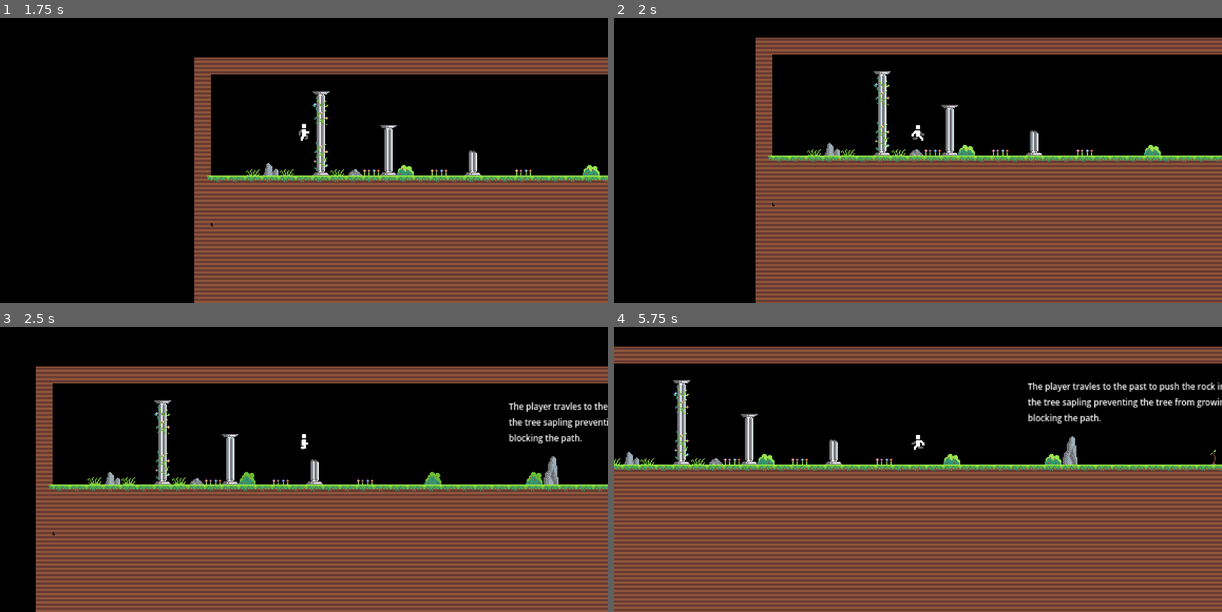
Above: before the commit, frames 1-4 (two rows, left to right).
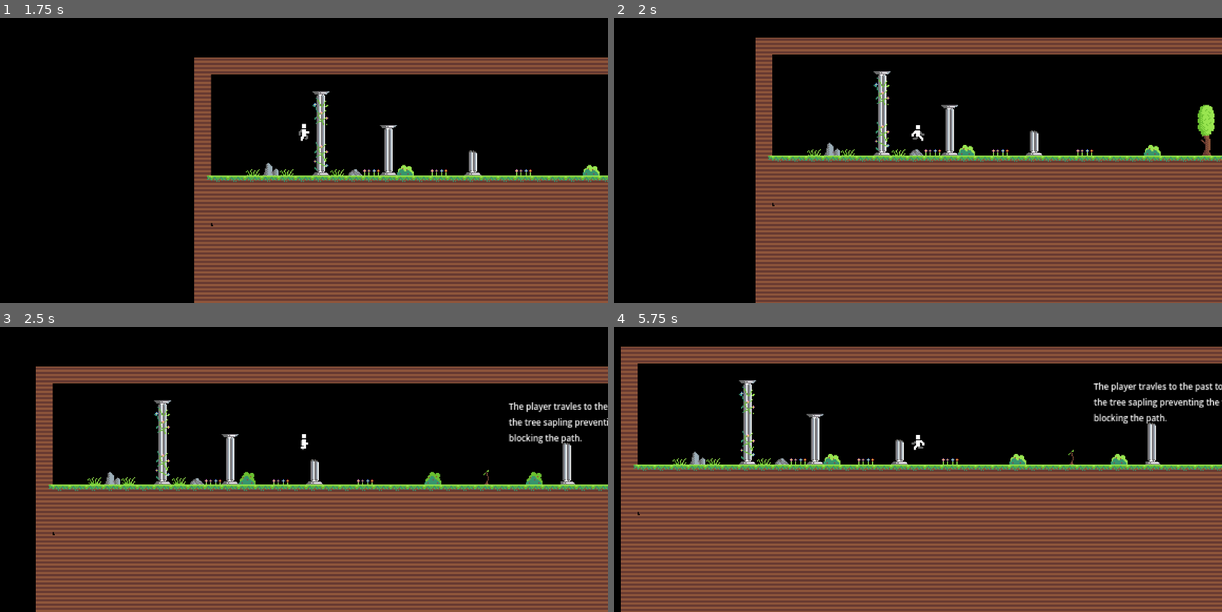
Above: after the commit, the same moments.

Repository: JustaRando001/the-grandndfather-paradox
Game: Godot game, scene res://main_menu.tscn
Two runs of this game, one before a commit and one after it. Both use one fixed random seed, a clock stepped at 60 frames per second and the inputs below.
Inputs:
- Up to frame 1 (1.75 s): click "Start" at 0.5 s; tap Enter at 1.25 s; hold Right (right) from 1.28 s (still down); hold Z (time_swap) from 1.28 s (still down); tap Space (jump) at 1.52 s
- Up to frame 2 (2 s): keep holding Right (right); keep holding Z (time_swap)
- Up to frame 3 (2.5 s): keep holding Right (right); release Z (time_swap) at 2.03 s; tap Z (time_swap) at 2.1 s; tap Space (jump) at 2.27 s
- Up to frame 4 (5.75 s): release Right (right) at 2.78 s; hold Left (left) 2.78-3.53 s; hold Z (time_swap) 2.78-3.53 s; hold Right (right) 3.53-5.03 s; tap Z (time_swap) at 3.6, 5.1 s; tap Space (jump) at 3.77, 4.52, 5.27 s; hold Z (time_swap) 4.28-5.03 s; hold Left (left) from 5.03 s (still down)

Frame 1 is identical in both runs. In frame 2, 0.3% of the frame differs, in the area x 95-99%, y 30-49%; in frame 3, 0.4%; in frame 4, 7.0%, in the area x 0-100%, y 6-100%.

Commit message:
Add first level logic

Diff:
--- a/player.gd
+++ b/player.gd
@@ -4,6 +4,8 @@
 const JUMP_VELOCITY = -250.0
 @export_range(0.0, 1.0) var friction = 0.1
 @export_range(0.0 , 1.0) var acceleration = 0.25
+
+@export_range(0.0 , 100.0) var push_force = 20
 
 @onready var _animated_sprite = $AnimatedSprite2D
 
@@ -32,3 +34,8 @@
 		velocity.x = lerp(velocity.x, 0.0, friction)
 
 	move_and_slide()
+
+	for i in get_slide_collision_count():
+		var c = get_slide_collision(i)
+		if c.get_collider() is RigidBody2D:
+			c.get_collider().apply_central_impulse(-c.get_normal() * push_force)
--- a/player.tscn
+++ b/player.tscn
@@ -92,6 +92,8 @@
 
 [node name="Player" type="CharacterBody2D"]
 position = Vector2(56, 416)
+collision_layer = 2
+collision_mask = 5
 script = ExtResource("1_mscni")
 metadata/_edit_group_ = true
 
--- a/project.godot
+++ b/project.godot
@@ -38,6 +38,16 @@
 ]
 }
 
+[layer_names]
+
+2d_physics/layer_1="world"
+2d_physics/layer_2="player"
+2d_physics/layer_3="items"
+
+[physics]
+
+2d/solver/contact_max_allowed_penetration=0.1
+
 [rendering]
 
 textures/canvas_textures/default_texture_filter=0
--- /dev/null
+++ b/shapes/collapsedPillarShape.tres
@@ -0,0 +1,4 @@
+[gd_resource type="RectangleShape2D" format=3 uid="uid://bbqe0jdq4bdpe"]
+
+[resource]
+size = Vector2(15, 21)
--- /dev/null
+++ b/shapes/supportedPillarShape.tres
@@ -0,0 +1,4 @@
+[gd_resource type="RectangleShape2D" format=3 uid="uid://dj85iqiammy7t"]
+
+[resource]
+size = Vector2(15, 41)
--- a/world.gd
+++ b/world.gd
@@ -4,6 +4,13 @@
 
 @onready var past = $PastLayer
 @onready var present = $PresentLayer
+
+@onready var supportedPillar = Image.load_from_file("res://assets/supportedPillar.png")
+@onready var collapsedPillar = Image.load_from_file("res://assets/collapsedPillar.png")
+@onready var supportedPillarTex = ImageTexture.create_from_image(supportedPillar)
+@onready var collapsedPillarTex = ImageTexture.create_from_image(collapsedPillar)
+@onready var supportedPillarArea = load("res://shapes/supportedPillarShape.tres")
+@onready var collapsedPillarArea = load("res://shapes/collapsedPillarShape.tres")
 
 var current_time_state = TimeState.PAST
 
@@ -22,11 +29,33 @@
 func switch_to_present():
 	present.enabled = true
 	present.visible = true
+	present.propagate_call("set", ["disabled", false])
+
+	# If the player solved the puzzle by placing the rock on the sapling
+	if $PastLayer/Sapling.overlaps_body($ConstantObjects/BigRock):
+		# Show collapsed pillar instead of supported pillar
+		$PresentLayer/CollapsedOrSupportedPillar/CollapsedOrSupportedPillar.texture = collapsedPillarTex
+		$PresentLayer/CollapsedOrSupportedPillar/CollapsedOrSupportedPillarArea.shape = collapsedPillarArea
+		$PresentLayer/CollapsedOrSupportedPillar.transform.origin = Vector2(742, 65)
+		# Do not show or collide with tree
+		$PresentLayer/BigTree.visible = false
+		$PresentLayer/BigTree/CollisionShape2D.disabled = true
+	else:
+		# If the player has not solved or unsolved the puzzle, undo everything
+		$PresentLayer/CollapsedOrSupportedPillar/CollapsedOrSupportedPillar.texture = supportedPillarTex
+		$PresentLayer/CollapsedOrSupportedPillar/CollapsedOrSupportedPillarArea.shape = supportedPillarArea
+		$PresentLayer/CollapsedOrSupportedPillar.transform.origin = Vector2(742, 56)
+		$PresentLayer/BigTree.visible = true
+		$PresentLayer/BigTree/CollisionShape2D.disabled = false
+
 	past.enabled = false
 	past.visible = false
+	past.propagate_call("set", ["disabled", true])
 
 func switch_to_past():
 	past.enabled = true
 	past.visible = true
+	past.propagate_call("set", ["disabled", false])
 	present.enabled = false
 	present.visible = false
+	present.propagate_call("set", ["disabled", true])
--- a/world.tscn
+++ b/world.tscn
@@ -1,19 +1,27 @@
-[gd_scene load_steps=9 format=4 uid="uid://b5k70a1v3x8yx"]
+[gd_scene load_steps=15 format=4 uid="uid://b5k70a1v3x8yx"]
 
 [ext_resource type="TileSet" uid="uid://bxro5n2ji1ywv" path="res://level_tileset.tres" id="1_j7dgr"]
 [ext_resource type="Script" path="res://world.gd" id="1_pa656"]
 [ext_resource type="Texture2D" uid="uid://cktnjltbavxrj" path="res://assets/BigTree.png" id="2_0mh08"]
 [ext_resource type="Texture2D" uid="uid://mt7hunfss6qw" path="res://assets/BigRock.png" id="3_3iat3"]
+[ext_resource type="Texture2D" uid="uid://des7xu8uhhgk" path="res://assets/collapsingPillar.png" id="4_5siam"]
+[ext_resource type="Texture2D" uid="uid://bl54xudduo42" path="res://assets/collapsedPillar.png" id="4_t3a74"]
+[ext_resource type="Texture2D" uid="uid://c5u10peam2jq0" path="res://assets/supportedPillar.png" id="4_xfwjo"]
 [ext_resource type="Texture2D" uid="uid://dvfk0grbdeusu" path="res://assets/TreeSapling.png" id="5_babhm"]
+[ext_resource type="Shape2D" uid="uid://dj85iqiammy7t" path="res://shapes/supportedPillarShape.tres" id="5_pbnel"]
+[ext_resource type="Shape2D" uid="uid://bbqe0jdq4bdpe" path="res://shapes/collapsedPillarShape.tres" id="7_q1s2q"]
 
 [sub_resource type="RectangleShape2D" id="RectangleShape2D_52v4y"]
-size = Vector2(16, 48)
+size = Vector2(15, 48)
 
-[sub_resource type="RectangleShape2D" id="RectangleShape2D_888oo"]
-size = Vector2(16, 26)
+[sub_resource type="RectangleShape2D" id="RectangleShape2D_u1727"]
+size = Vector2(15, 41)
 
 [sub_resource type="RectangleShape2D" id="RectangleShape2D_kq5u6"]
 size = Vector2(24, 20)
+
+[sub_resource type="CapsuleShape2D" id="CapsuleShape2D_mjoa8"]
+height = 27.0
 
 [node name="World" type="Node2D"]
 script = ExtResource("1_pa656")
@@ -23,7 +31,7 @@
 tile_set = ExtResource("1_j7dgr")
 
 [node name="BigTree" type="StaticBody2D" parent="PresentLayer"]
-position = Vector2(608, 56)
+position = Vector2(727, 56)
 metadata/_edit_group_ = true
 
 [node name="Sprite2D" type="Sprite2D" parent="PresentLayer/BigTree"]
@@ -32,16 +40,39 @@
 [node name="CollisionShape2D" type="CollisionShape2D" parent="PresentLayer/BigTree"]
 shape = SubResource("RectangleShape2D_52v4y")
 
-[node name="BigRock" type="StaticBody2D" parent="PresentLayer"]
-position = Vector2(472, 64)
+[node name="CollapsedOrSupportedPillar" type="StaticBody2D" parent="PresentLayer"]
+position = Vector2(742, 56)
 metadata/_edit_group_ = true
 
-[node name="Sprite2D" type="Sprite2D" parent="PresentLayer/BigRock"]
-texture = ExtResource("3_3iat3")
+[node name="CollapsedOrSupportedPillar" type="Sprite2D" parent="PresentLayer/CollapsedOrSupportedPillar"]
+position = Vector2(0, 4)
+texture = ExtResource("4_xfwjo")
 
-[node name="CollisionShape2D" type="CollisionShape2D" parent="PresentLayer/BigRock"]
-position = Vector2(0, 3)
-shape = SubResource("RectangleShape2D_888oo")
+[node name="CollapsedOrSupportedPillarArea" type="CollisionShape2D" parent="PresentLayer/CollapsedOrSupportedPillar"]
+position = Vector2(-0.5, 3.5)
+shape = ExtResource("5_pbnel")
+
+[node name="BigTree2" type="StaticBody2D" parent="PresentLayer"]
+position = Vector2(411, 56)
+metadata/_edit_group_ = true
+
+[node name="Sprite2D" type="Sprite2D" parent="PresentLayer/BigTree2"]
+texture = ExtResource("2_0mh08")
+
+[node name="CollisionShape2D" type="CollisionShape2D" parent="PresentLayer/BigTree2"]
+shape = SubResource("RectangleShape2D_52v4y")
+
+[node name="CollapsedPillar2" type="StaticBody2D" parent="PresentLayer"]
+position = Vector2(488, 56)
+metadata/_edit_group_ = true
+
+[node name="Sprite2D" type="Sprite2D" parent="PresentLayer/CollapsedPillar2"]
+position = Vector2(0, 13)
+texture = ExtResource("4_t3a74")
+
+[node name="CollisionShape2D" type="CollisionShape2D" parent="PresentLayer/CollapsedPillar2"]
+position = Vector2(-0.5, 13.5)
+shape = ExtResource("7_q1s2q")
 
 [node name="PastLayer" type="TileMapLayer" parent="."]
 visible = false
@@ -49,24 +80,59 @@
 enabled = false
 tile_set = ExtResource("1_j7dgr")
 
-[node name="Area2D" type="Area2D" parent="PastLayer"]
-position = Vector2(608, 72)
+[node name="CollapsingPillar" type="StaticBody2D" parent="PastLayer"]
+position = Vector2(742, 56)
 metadata/_edit_group_ = true
 
-[node name="Sprite2D" type="Sprite2D" parent="PastLayer/Area2D"]
+[node name="Sprite2D" type="Sprite2D" parent="PastLayer/CollapsingPillar"]
+texture = ExtResource("4_5siam")
+
+[node name="CollisionShape2D" type="CollisionShape2D" parent="PastLayer/CollapsingPillar"]
+position = Vector2(-0.5, 3.5)
+shape = SubResource("RectangleShape2D_u1727")
+
+[node name="CollapsingPillar2" type="StaticBody2D" parent="PastLayer"]
+position = Vector2(488, 56)
+metadata/_edit_group_ = true
+
+[node name="Sprite2D" type="Sprite2D" parent="PastLayer/CollapsingPillar2"]
+texture = ExtResource("4_5siam")
+
+[node name="CollisionShape2D" type="CollisionShape2D" parent="PastLayer/CollapsingPillar2"]
+position = Vector2(-0.5, 3.5)
+shape = SubResource("RectangleShape2D_u1727")
+
+[node name="Sapling" type="Area2D" parent="PastLayer"]
+position = Vector2(727, 72)
+metadata/_edit_group_ = true
+
+[node name="Sprite2D" type="Sprite2D" parent="PastLayer/Sapling"]
 texture = ExtResource("5_babhm")
 
-[node name="CollisionShape2D" type="CollisionShape2D" parent="PastLayer/Area2D"]
+[node name="CollisionShape2D" type="CollisionShape2D" parent="PastLayer/Sapling"]
 position = Vector2(-4, 0)
 shape = SubResource("RectangleShape2D_kq5u6")
 
-[node name="BigRock" type="StaticBody2D" parent="PastLayer"]
-position = Vector2(472, 64)
+[node name="Sapling2" type="Area2D" parent="PastLayer"]
+position = Vector2(411, 72)
 metadata/_edit_group_ = true
 
-[node name="Sprite2D" type="Sprite2D" parent="PastLayer/BigRock"]
+[node name="Sprite2D" type="Sprite2D" parent="PastLayer/Sapling2"]
+texture = ExtResource("5_babhm")
+
+[node name="CollisionShape2D" type="CollisionShape2D" parent="PastLayer/Sapling2"]
+position = Vector2(-4, 0)
+shape = SubResource("RectangleShape2D_kq5u6")
+
+[node name="ConstantObjects" type="Node2D" parent="."]
+
+[node name="BigRock" type="RigidBody2D" parent="ConstantObjects"]
+position = Vector2(586, 64)
+lock_rotation = true
+
+[node name="Sprite2D" type="Sprite2D" parent="ConstantObjects/BigRock"]
 texture = ExtResource("3_3iat3")
 
-[node name="CollisionShape2D" type="CollisionShape2D" parent="PastLayer/BigRock"]
-position = Vector2(0, 3)
-shape = SubResource("RectangleShape2D_888oo")
+[node name="CollisionShape2D" type="CollisionShape2D" parent="ConstantObjects/BigRock"]
+position = Vector2(0, 2.5)
+shape = SubResource("CapsuleShape2D_mjoa8")
Binary file added: assets/collapsedPillar.png
Not shown, added: assets/collapsedPillar.png.import
Binary file added: assets/collapsingPillar.png
Not shown, added: assets/collapsingPillar.png.import
Binary file added: assets/supportedPillar.png
Not shown, added: assets/supportedPillar.png.import
